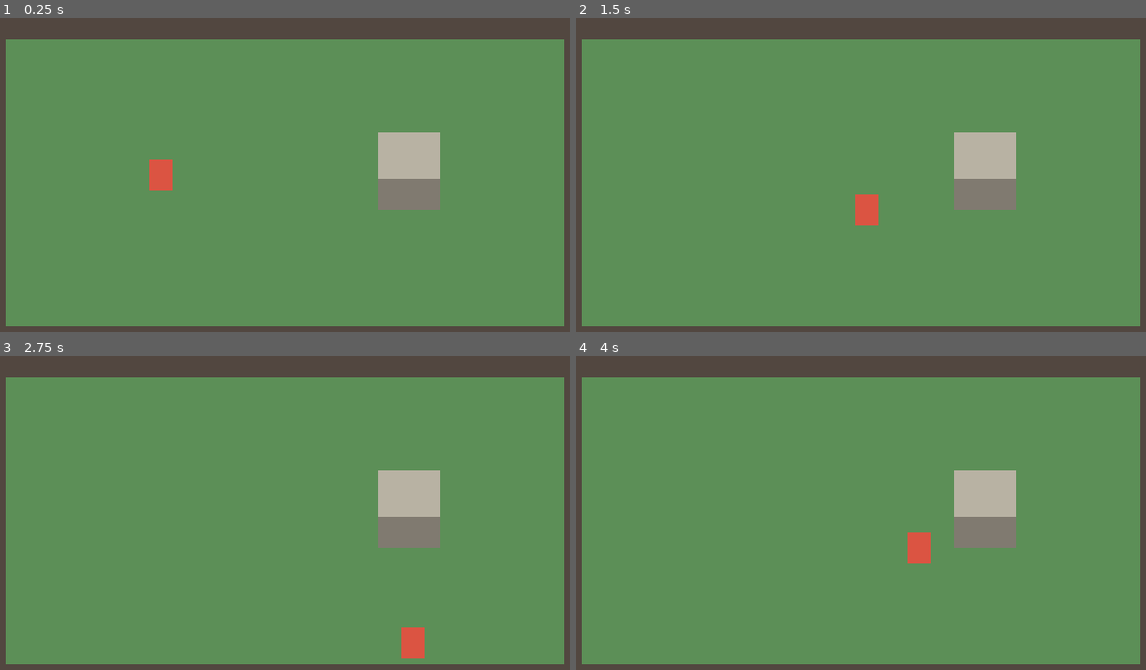
Above: before the commit, frames 1-4 (two rows, left to right).
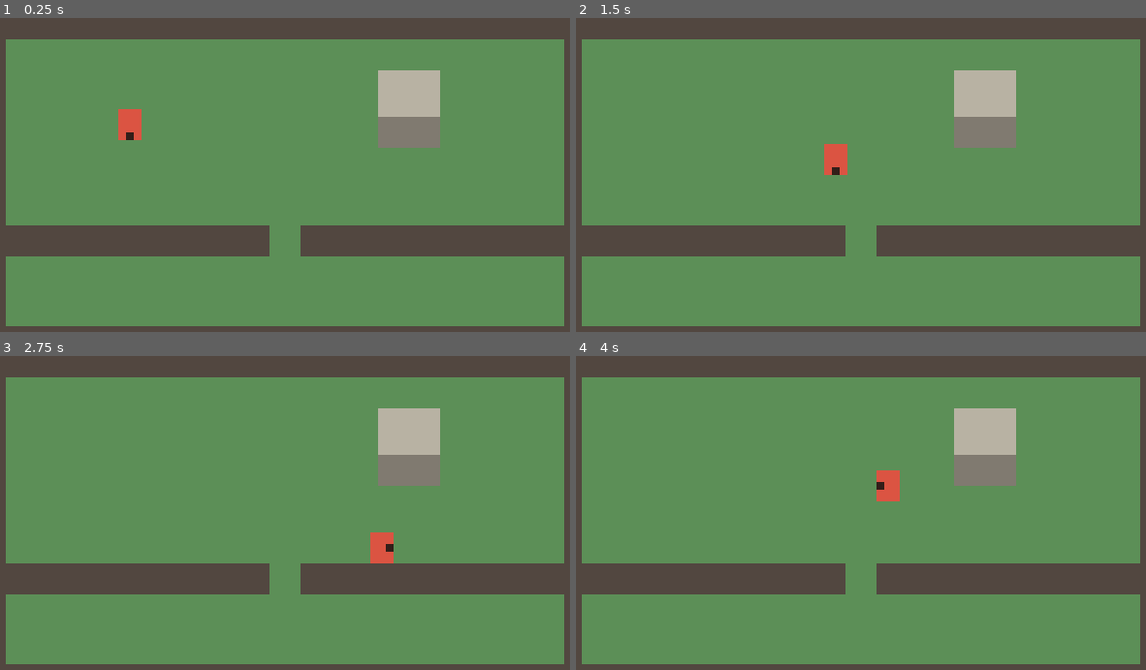
Above: after the commit, the same moments.

Repository: marcelozorza/Alttp2
Game: Godot game, scene res://world/test_room.tscn
The game is run twice, just before and just after one commit, with the same random seed, the same clock (stepped at 60 frames per second) and the same inputs.
Inputs:
- Up to frame 1 (0.25 s): no input
- Up to frame 2 (1.5 s): tap Enter at 0.5 s; hold D (move_right) 0.53-1.28 s; hold S (move_down) from 1.28 s (still down)
- Up to frame 3 (2.75 s): release S (move_down) at 2.03 s; hold D (move_right) from 2.03 s (still down)
- Up to frame 4 (4 s): release D (move_right) at 2.78 s; hold W (move_up) 2.78-3.53 s; hold A (move_left) from 3.53 s (still down)

The runs differ from the first frame. In frame 1, 15% of the frame differs, in the area x 1-99%, y 16-76%; in frame 2, 15%; in frame 3, 15%; in frame 4, 15%.

Commit message:
Andar com parâmetros ajustáveis, quinas e direção de frente
O personagem ganha parâmetros expostos no Inspetor para testar a
sensação do andar com o jogo rodando: tempo de arranque e de parada
(zero é instantâneo), restrição a 8 direções ou analógico livre e
tolerância para escorregar pela quina ao esbarrar numa parede.

A direção de frente fica sempre em 4 direções. Na diagonal, mantém a
frente atual quando ela faz parte da diagonal. Um marcador provisório
mostra para onde o personagem olha.

A sala de teste ganha uma parede interna com uma porta de 16 pixels
para testar o deslize nas quinas.

Co-Authored-By: Claude Opus 5.5 <noreply@anthropic.com>
Claude-Session: https://claude.ai/code/session_016s7New5LTHa6UAzWiptqTv

Diff:
--- a/player/player.gd
+++ b/player/player.gd
@@ -10,12 +10,101 @@
 ## A origem do nó fica no centro dos pés, e a colisão cobre só essa área.
 ## O corpo desenhado se estende para cima, o que permite passar por trás de
 ## objetos na perspectiva 3/4.
+##
+## Os parâmetros exportados podem ser ajustados com o jogo rodando, pela aba
+## Remoto da árvore de cena, e o efeito é imediato.
 
-## Velocidade de caminhada, em pixels por segundo.
-@export var walk_speed := 90.0
+@export_group("Andar")
+## Velocidade máxima, em pixels por segundo.
+@export_range(10.0, 300.0, 1.0) var walk_speed := 90.0
+## Segundos para ir do repouso à velocidade máxima. Zero é arranque instantâneo.
+@export_range(0.0, 1.0, 0.01) var acceleration_time := 0.0
+## Segundos para parar a partir da velocidade máxima. Zero é parada instantânea.
+@export_range(0.0, 1.0, 0.01) var deceleration_time := 0.0
+## Restringe o movimento a 8 direções, como num direcional. Desligado, o
+## analógico move em qualquer ângulo, com velocidade proporcional à inclinação.
+@export var snap_to_8_directions := true
+
+@export_group("Quinas")
+## Distância máxima, em pixels, para escorregar pela quina ao esbarrar numa
+## parede andando em linha reta. Zero desliga.
+@export_range(0, 12, 1) var corner_tolerance := 6
+
+## Direção para onde o personagem olha, sempre uma das 4 direções retas.
+## Define, no futuro, para onde as ferramentas são usadas.
+var facing := Vector2.DOWN
+
+@onready var _facing_marker: ColorRect = $FacingMarker
 
 
-func _physics_process(_delta: float) -> void:
-	var direction := Input.get_vector("move_left", "move_right", "move_up", "move_down")
-	velocity = direction * walk_speed
+func _physics_process(delta: float) -> void:
+	var direction := _read_direction()
+	_update_facing(direction)
+	_update_velocity(direction, delta)
+	var nudge := _corner_nudge(direction, delta)
+	if nudge != Vector2.ZERO:
+		velocity = nudge
 	move_and_slide()
+	_update_facing_marker()
+
+
+func _read_direction() -> Vector2:
+	var raw := Input.get_vector("move_left", "move_right", "move_up", "move_down")
+	if raw == Vector2.ZERO or not snap_to_8_directions:
+		return raw
+	var angle := snappedf(raw.angle(), PI / 4.0)
+	return Vector2(roundf(cos(angle)), roundf(sin(angle))).normalized()
+
+
+func _update_facing(direction: Vector2) -> void:
+	if direction == Vector2.ZERO:
+		return
+	var horizontal := Vector2(signf(direction.x), 0.0)
+	var vertical := Vector2(0.0, signf(direction.y))
+	if direction.x != 0.0 and direction.y != 0.0:
+		# Na diagonal, mantém a frente atual se ela fizer parte da diagonal.
+		if facing == horizontal or facing == vertical:
+			return
+		facing = horizontal if absf(direction.x) > absf(direction.y) else vertical
+	else:
+		facing = horizontal if direction.x != 0.0 else vertical
+
+
+func _update_velocity(direction: Vector2, delta: float) -> void:
+	var target := direction * walk_speed
+	var time_to_full := acceleration_time if direction != Vector2.ZERO else deceleration_time
+	if time_to_full <= 0.0:
+		velocity = target
+	else:
+		velocity = velocity.move_toward(target, walk_speed / time_to_full * delta)
+
+
+## Ao esbarrar numa parede andando em linha reta, procura a abertura mais
+## próxima dentro de corner_tolerance pixels para cada lado. Se achar, devolve
+## a velocidade que empurra o personagem até ela, limitada para não passar do
+## ponto quando falta menos de um passo.
+func _corner_nudge(direction: Vector2, delta: float) -> Vector2:
+	if corner_tolerance <= 0 or direction == Vector2.ZERO:
+		return Vector2.ZERO
+	if direction.x != 0.0 and direction.y != 0.0:
+		return Vector2.ZERO
+	var forward := direction.normalized() * walk_speed * delta
+	if not test_move(global_transform, forward):
+		return Vector2.ZERO
+	var perpendicular := Vector2.DOWN if direction.y == 0.0 else Vector2.RIGHT
+	for offset: int in range(1, corner_tolerance + 1):
+		for side: float in [-1.0, 1.0]:
+			var shift := perpendicular * side * offset
+			if test_move(global_transform, shift):
+				continue
+			if not test_move(global_transform.translated(shift), forward):
+				return perpendicular * side * minf(walk_speed, offset / delta)
+	return Vector2.ZERO
+
+
+## Marcador provisório: um quadrado na borda do corpo, do lado para onde o
+## personagem olha.
+func _update_facing_marker() -> void:
+	var body_center := Vector2(0.0, -4.0)
+	var center := body_center + facing * Vector2(4.0, 6.0)
+	_facing_marker.position = center - _facing_marker.size / 2.0
--- a/player/player.tscn
+++ b/player/player.tscn
@@ -17,5 +17,12 @@
 mouse_filter = 2
 color = Color(0.86, 0.33, 0.26, 1)
 
+[node name="FacingMarker" type="ColorRect" parent="."]
+offset_left = -2.0
+offset_right = 2.0
+offset_bottom = 4.0
+mouse_filter = 2
+color = Color(0.2, 0.12, 0.1, 1)
+
 [node name="Feet" type="CollisionShape2D" parent="."]
 shape = SubResource("RectangleShape2D_feet")
--- a/world/test_room.tscn
+++ b/world/test_room.tscn
@@ -7,6 +7,9 @@
 
 [sub_resource type="RectangleShape2D" id="RectangleShape2D_vertical"]
 size = Vector2(16, 148)
+
+[sub_resource type="RectangleShape2D" id="RectangleShape2D_inner"]
+size = Vector2(136, 16)
 
 [sub_resource type="RectangleShape2D" id="RectangleShape2D_pillar_base"]
 size = Vector2(32, 16)
@@ -69,11 +72,35 @@
 mouse_filter = 2
 color = Color(0.32, 0.28, 0.25, 1)
 
+[node name="InnerLeft" type="CollisionShape2D" parent="Walls"]
+position = Vector2(84, 120)
+shape = SubResource("RectangleShape2D_inner")
+
+[node name="Visual" type="ColorRect" parent="Walls/InnerLeft"]
+offset_left = -68.0
+offset_top = -8.0
+offset_right = 68.0
+offset_bottom = 8.0
+mouse_filter = 2
+color = Color(0.32, 0.28, 0.25, 1)
+
+[node name="InnerRight" type="CollisionShape2D" parent="Walls"]
+position = Vector2(236, 120)
+shape = SubResource("RectangleShape2D_inner")
+
+[node name="Visual" type="ColorRect" parent="Walls/InnerRight"]
+offset_left = -68.0
+offset_top = -8.0
+offset_right = 68.0
+offset_bottom = 8.0
+mouse_filter = 2
+color = Color(0.32, 0.28, 0.25, 1)
+
 [node name="Objects" type="Node2D" parent="."]
 y_sort_enabled = true
 
 [node name="Pillar" type="StaticBody2D" parent="Objects"]
-position = Vector2(224, 104)
+position = Vector2(224, 72)
 
 [node name="TopFace" type="ColorRect" parent="Objects/Pillar"]
 offset_left = -16.0
@@ -95,4 +122,4 @@
 shape = SubResource("RectangleShape2D_pillar_base")
 
 [node name="Player" parent="Objects" instance=ExtResource("1_player")]
-position = Vector2(96, 90)
+position = Vector2(80, 64)
Not shown, changed: docs/design.md
